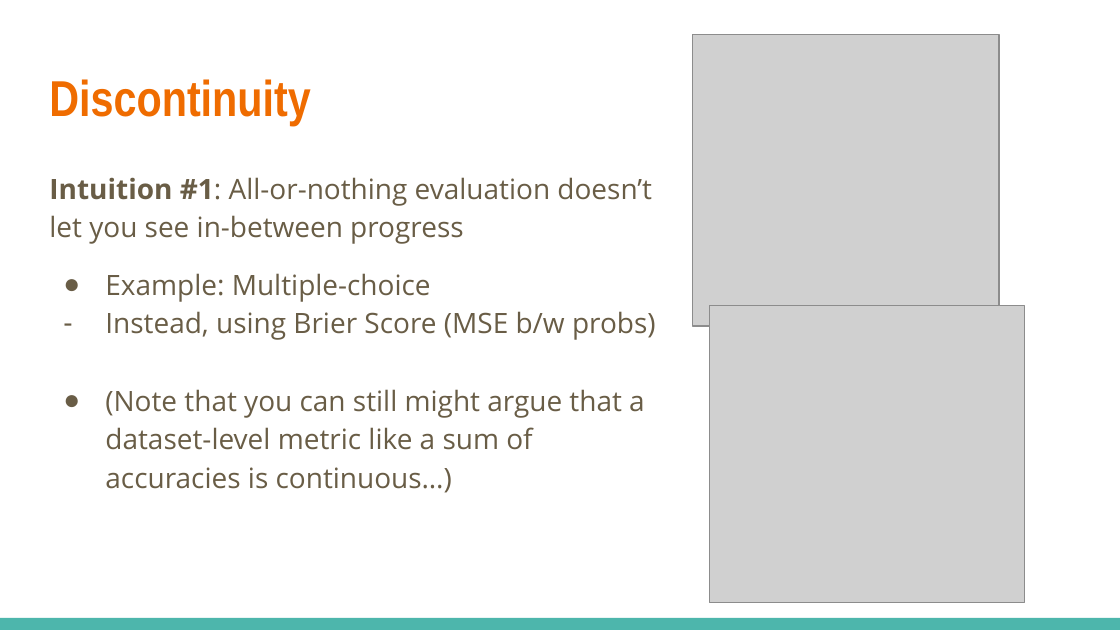
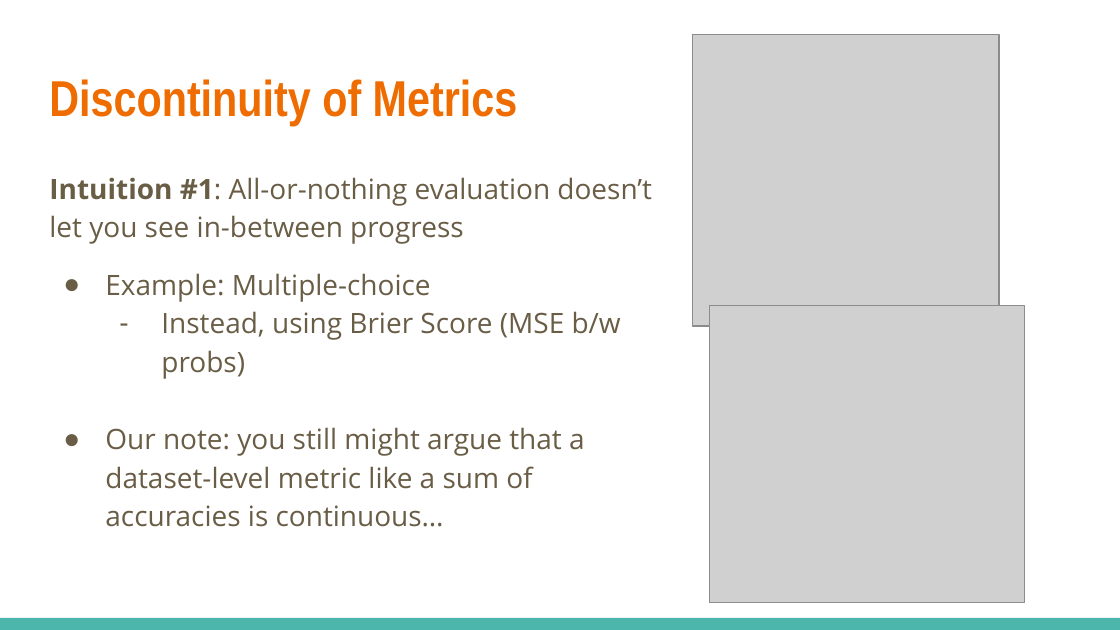
Before and after one commit to JHU-CLSP/csci-601-771-self-supervised-models, a slide deck: slide 6 of fa2024/files/presentations/9-19-EmergentAbility-Zhong-Bafna.pptx. Drawn at 1120x630 pixels with LibreOffice and Linux fonts; fonts in the diff are those of the drawing; grey boxes stand for pictures. Boxes give left, top, right and bottom in pixels: in the first picture for what was removed or moved away, otherwise in the second. Text is boxed around its words. In the diff, an @@ line names an element or a change of style, - is before the commit and + after.

```diff
--- a/fa2024/files/presentations/9-19-EmergentAbility-Zhong-Bafna.pptx
+++ b/fa2024/files/presentations/9-19-EmergentAbility-Zhong-Bafna.pptx
@@ title at [49, 79, 518, 126]: text changed @@
-Discontinuity
+Discontinuity of Metrics
@@ text at [161, 311, 621, 379]: indent changed @@
@@ text at [105, 427, 585, 527]: text changed @@
-● (Note that you can still might argue that a dataset-level metric like a sum of accuracies is continuous…)
+● Our note: you still might argue that a dataset-level metric like a sum of accuracies is continuous…
```
Also in this commit, not shown: 12 other slides changed, 18 slides added, 5 slides removed, 1 other file.
